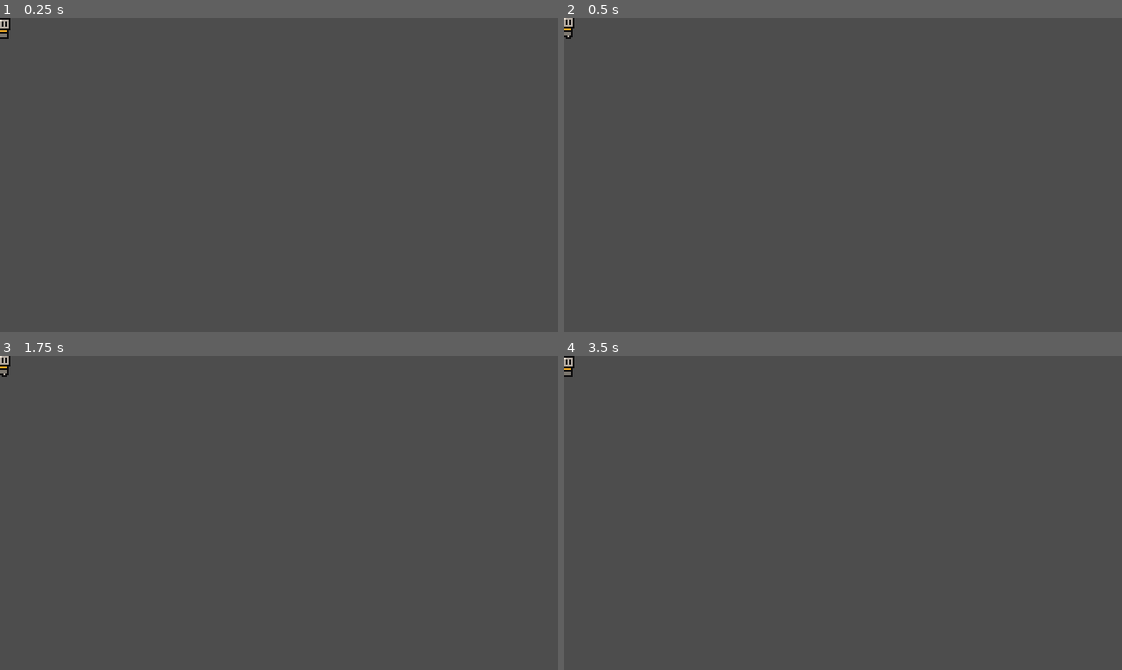
Above: before the commit, frames 1-4 (two rows, left to right).
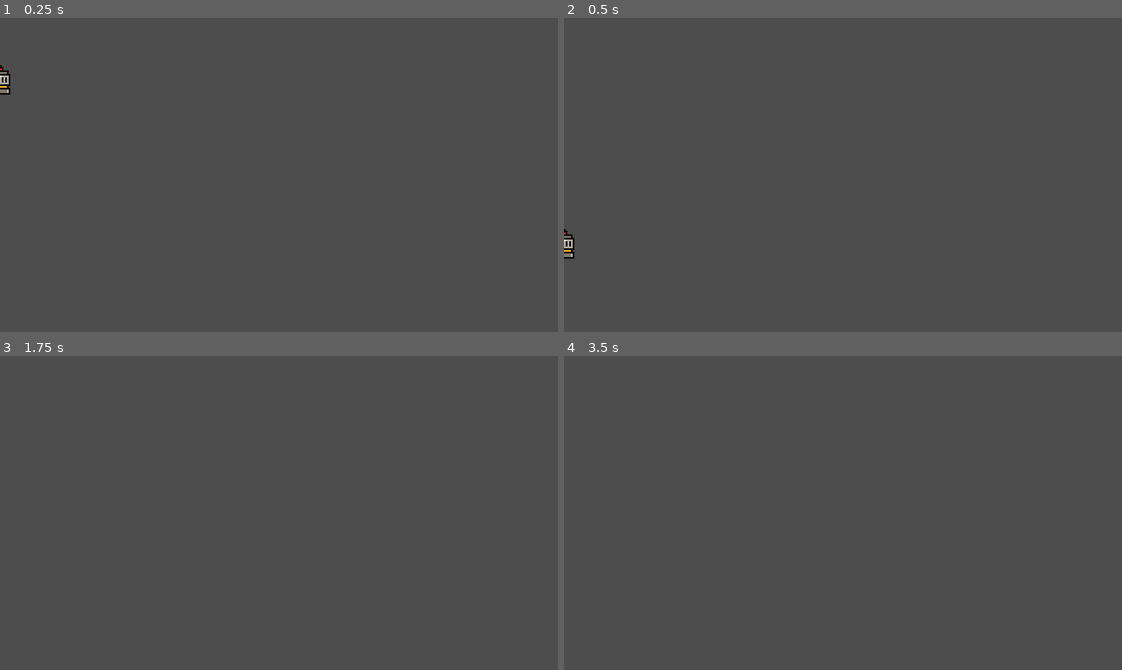
Above: after the commit, the same moments.

Repository: Team-TriCade/VelocityRush
Game: Godot game, scene res://scenes/player.tscn
The game is run twice, just before and just after one commit, with the same random seed, the same clock (stepped at 60 frames per second) and the same inputs. This scene is started directly instead of the project's main scene.
Inputs:
- Up to frame 1 (0.25 s): no input
- Up to frame 2 (0.5 s): no input
- Up to frame 3 (1.75 s): hold D (move_right, bound only after the commit) from 0.53 s (still down); tap Space (jump, bound only after the commit) at 0.6, 0.77, 1.07, 1.35, 1.52 s; tap Enter at 1.25 s
- Up to frame 4 (3.5 s): tap Space (jump, bound only after the commit) at 1.82, 2.1, 2.85, 3.02, 3.32 s; release D (move_right, bound only after the commit) at 2.03 s; hold A (move_left, bound only after the commit) 2.03-2.78 s; hold D (move_right, bound only after the commit) from 2.78 s (still down)

The runs differ from the first frame. In frame 1, 0.3% of the frame differs, in the area x 0-2%, y 0-25%; in frame 2, 0.3%; in frame 3, 0.1%; in frame 4, 0.1%.

Commit message:
Added player script

Diff:
--- a/project.godot
+++ b/project.godot
@@ -25,6 +25,24 @@
 window/stretch/mode="viewport"
 window/vsync/vsync_mode=0
 
+[input]
+
+move_left={
+"deadzone": 0.2,
+"events": [Object(InputEventKey,"resource_local_to_scene":false,"resource_name":"","device":-1,"window_id":0,"alt_pressed":false,"shift_pressed":false,"ctrl_pressed":false,"meta_pressed":false,"pressed":false,"keycode":0,"physical_keycode":65,"key_label":0,"unicode":97,"location":0,"echo":false,"script":null)
+]
+}
+move_right={
+"deadzone": 0.2,
+"events": [Object(InputEventKey,"resource_local_to_scene":false,"resource_name":"","device":-1,"window_id":0,"alt_pressed":false,"shift_pressed":false,"ctrl_pressed":false,"meta_pressed":false,"pressed":false,"keycode":0,"physical_keycode":68,"key_label":0,"unicode":100,"location":0,"echo":false,"script":null)
+]
+}
+jump={
+"deadzone": 0.2,
+"events": [Object(InputEventKey,"resource_local_to_scene":false,"resource_name":"","device":-1,"window_id":0,"alt_pressed":false,"shift_pressed":false,"ctrl_pressed":false,"meta_pressed":false,"pressed":false,"keycode":0,"physical_keycode":32,"key_label":0,"unicode":32,"location":0,"echo":false,"script":null)
+]
+}
+
 [rendering]
 
 textures/canvas_textures/default_texture_filter=0
--- a/scenes/player.tscn
+++ b/scenes/player.tscn
@@ -1,6 +1,7 @@
-[gd_scene load_steps=33 format=3 uid="uid://cjkw82cjduf88"]
+[gd_scene load_steps=34 format=3 uid="uid://cjkw82cjduf88"]
 
 [ext_resource type="Texture2D" uid="uid://ducuq2lfbgpl8" path="res://assets/brackeys_platformer_assets/sprites/knight.png" id="1_3vyb7"]
+[ext_resource type="Script" uid="uid://l4fqaagd3oqy" path="res://scripts/Player.gd" id="1_g2els"]
 
 [sub_resource type="AtlasTexture" id="AtlasTexture_g2els"]
 atlas = ExtResource("1_3vyb7")
@@ -239,12 +240,13 @@
 [node name="Player" type="Node2D"]
 
 [node name="CharacterBody2D" type="CharacterBody2D" parent="."]
+script = ExtResource("1_g2els")
 
 [node name="AnimatedSprite2D" type="AnimatedSprite2D" parent="CharacterBody2D"]
 sprite_frames = SubResource("SpriteFrames_wnwbv")
 animation = &"idle"
 autoplay = "idle"
-frame_progress = 0.939934
+frame_progress = 0.595303
 
 [node name="CollisionShape2D" type="CollisionShape2D" parent="CharacterBody2D"]
 position = Vector2(0, 6)
--- /dev/null
+++ b/scripts/Player.gd
@@ -0,0 +1,45 @@
+extends CharacterBody2D
+
+
+const SPEED = 130.0
+const JUMP_VELOCITY = -300.0
+
+# Get the gravity from the project settings to be synced with RigidBody nodes.
+var gravity = ProjectSettings.get_setting("physics/2d/default_gravity")
+
+@onready var animated_sprite = $AnimatedSprite2D
+
+func _physics_process(delta):
+	# Add the gravity.
+	if not is_on_floor():
+		velocity.y += gravity * delta
+
+	# Handle jump.
+	if Input.is_action_just_pressed("jump") and is_on_floor():
+		velocity.y = JUMP_VELOCITY
+
+	# Get the input direction: -1, 0, 1
+	var direction = Input.get_axis("move_left", "move_right")
+
+	# Flip the Sprite
+	if direction > 0:
+		animated_sprite.flip_h = false
+	elif direction < 0:
+		animated_sprite.flip_h = true
+
+	# Play animations
+	if is_on_floor():
+		if direction == 0:
+			animated_sprite.play("idle")
+		else:
+			animated_sprite.play("run")
+	else:
+		animated_sprite.play("jump")
+
+	# Apply movement
+	if direction:
+		velocity.x = direction * SPEED
+	else:
+		velocity.x = move_toward(velocity.x, 0, SPEED)
+
+	move_and_slide()
Not shown, added: scripts/Player.gd.uid
